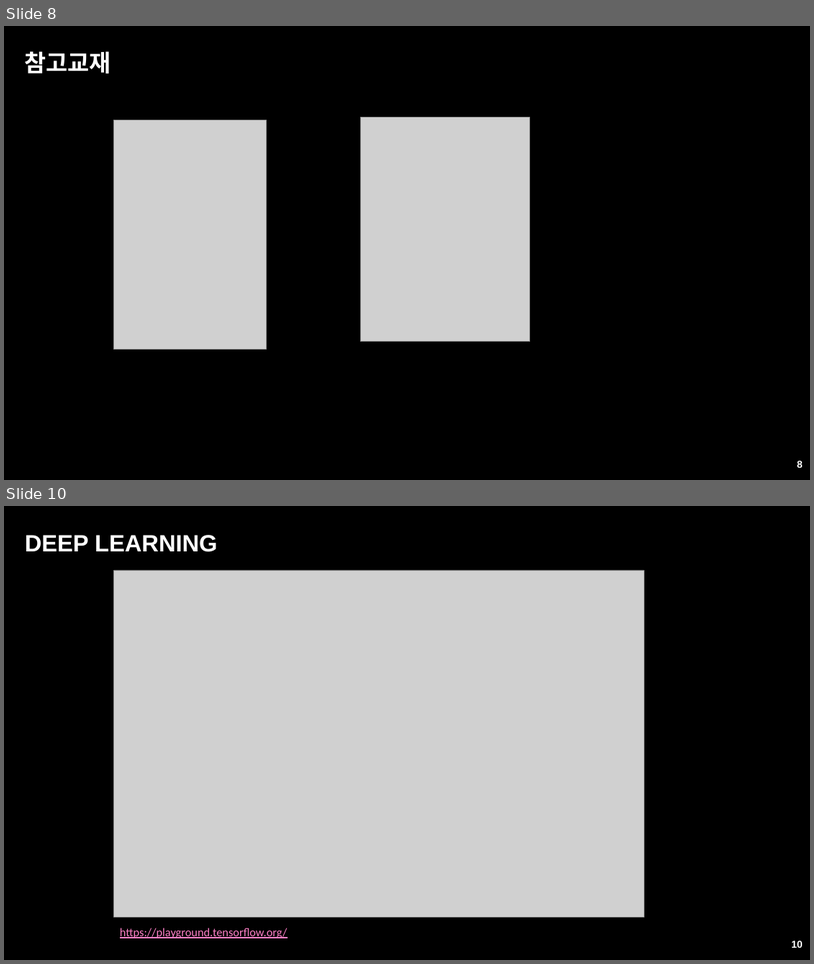
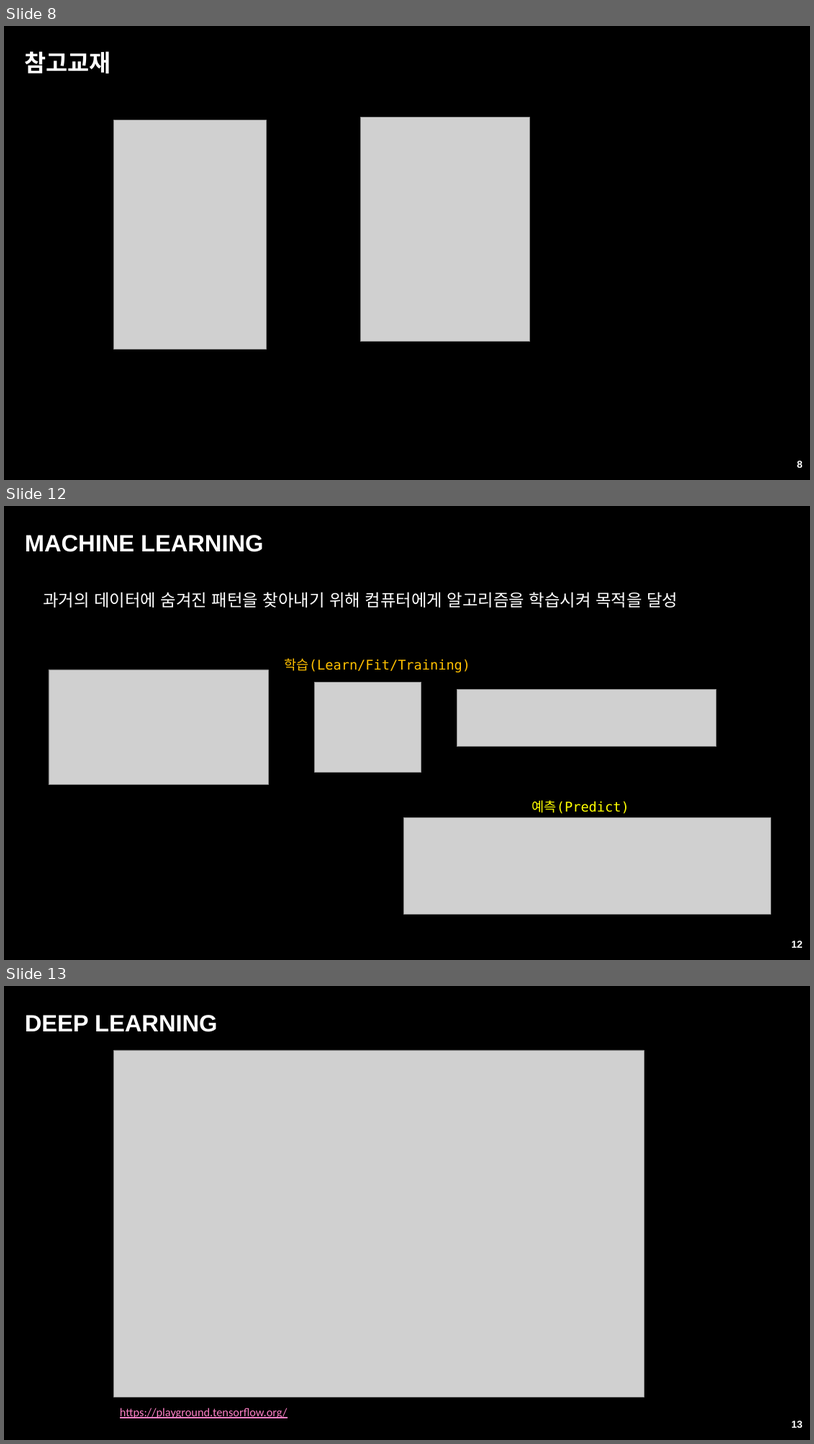
Before and after one commit to ancestor9/24_fall_Big-Data-Processing-coding-, a slide deck: 빅데이터처리.pptx. Shown one above the other, each under a label of ours: slides 8 and 10 before the commit, slides 8, 12 and 13 after it; the slides between them are not shown. The pictures are 814x964 and 814x1444 pixels, drawn with LibreOffice and Linux fonts; fonts in the diff are those of the drawing; grey boxes stand for pictures; background and template pictures are left out. Boxes give left, top, right and bottom in pixels: in the first picture for what was removed or moved away, otherwise in the second. Text is boxed around its words. In the diff, an @@ line names an element or a change of style, - is before the commit and + after.

```diff
--- a/빅데이터처리.pptx
+++ b/빅데이터처리.pptx
@@ slide 12 added at [4,506,810,960], background picture (left out) @@
@@ title added at [25,535,263,552], 28 pt, text #FFFFFF, bold @@
+MACHINE LEARNING
@@ text added at [43,592,678,608], 20 pt, text #FFFFFF @@
+과거의 데이터에 숨겨진 패턴을 찾아내기 위해 컴퓨터에게 알고리즘을 학습시켜 목적을 달성
@@ picture added at [49,669,268,784] @@
@@ text added at [285,658,471,672], 16 pt, text #FFC000 @@
+학습(Learn/Fit/Training)
@@ picture added at [315,682,422,772] @@
@@ picture added at [457,690,718,746] @@
@@ text added at [532,800,630,813], 16 pt, text #FFFF00 @@
+예측(Predict)
@@ picture added at [404,818,771,914] @@
@@ page number added at [792,940,803,947], 12 pt, text #FFFFFF, bold @@
+12
@@ what was slide 10 is now slide 13 @@
@@ page number at [792,1420,803,1427]: text changed @@
-10
+13
```
Also in this commit, not shown: 3 other slides added, 1 slide removed.
